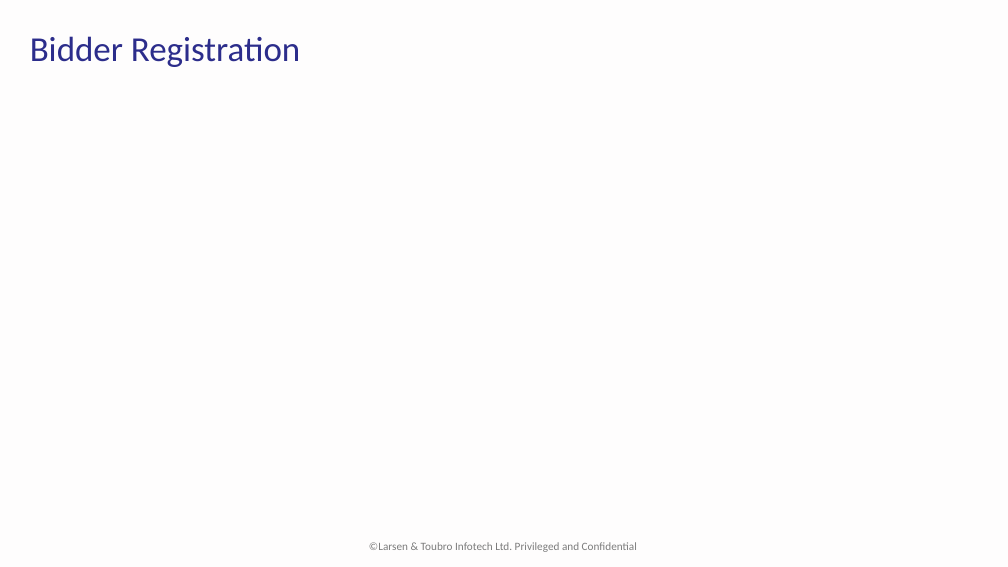
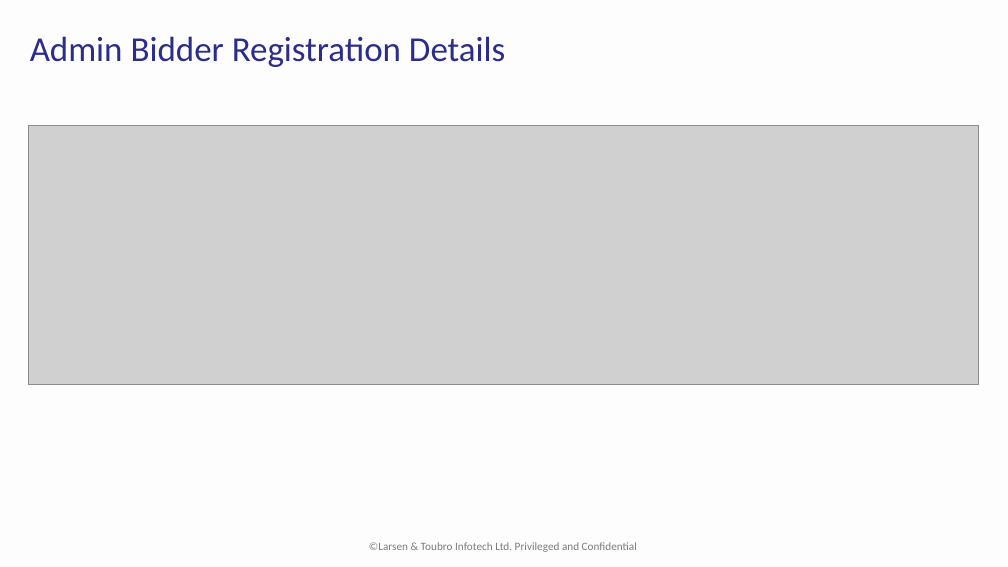
Before and after one commit to ghanshyampatel1997/FarmerSchemePrj2, a slide deck: slide 18 of Presentation/LTI Template.pptx (slide 3 before the commit). Drawn at 1008x567 pixels with LibreOffice and Linux fonts; fonts in the diff are those of the drawing; grey boxes stand for pictures; background and template pictures are left out. Boxes give left, top, right and bottom in pixels: in the first picture for what was removed or moved away, otherwise in the second. Text is boxed around its words. In the diff, an @@ line names an element or a change of style, - is before the commit and + after.

Commit message:
ppt

```diff
--- a/Presentation/LTI Template.pptx
+++ b/Presentation/LTI Template.pptx
@@ title at [30, 36, 505, 67]: text changed @@
-Bidder Registration
+Admin Bidder Registration Details
@@ picture added at [28, 125, 978, 384] @@
```
Also in this commit, not shown: 2 other slides changed, 15 slides added, 7 slides removed, 42 other files.
